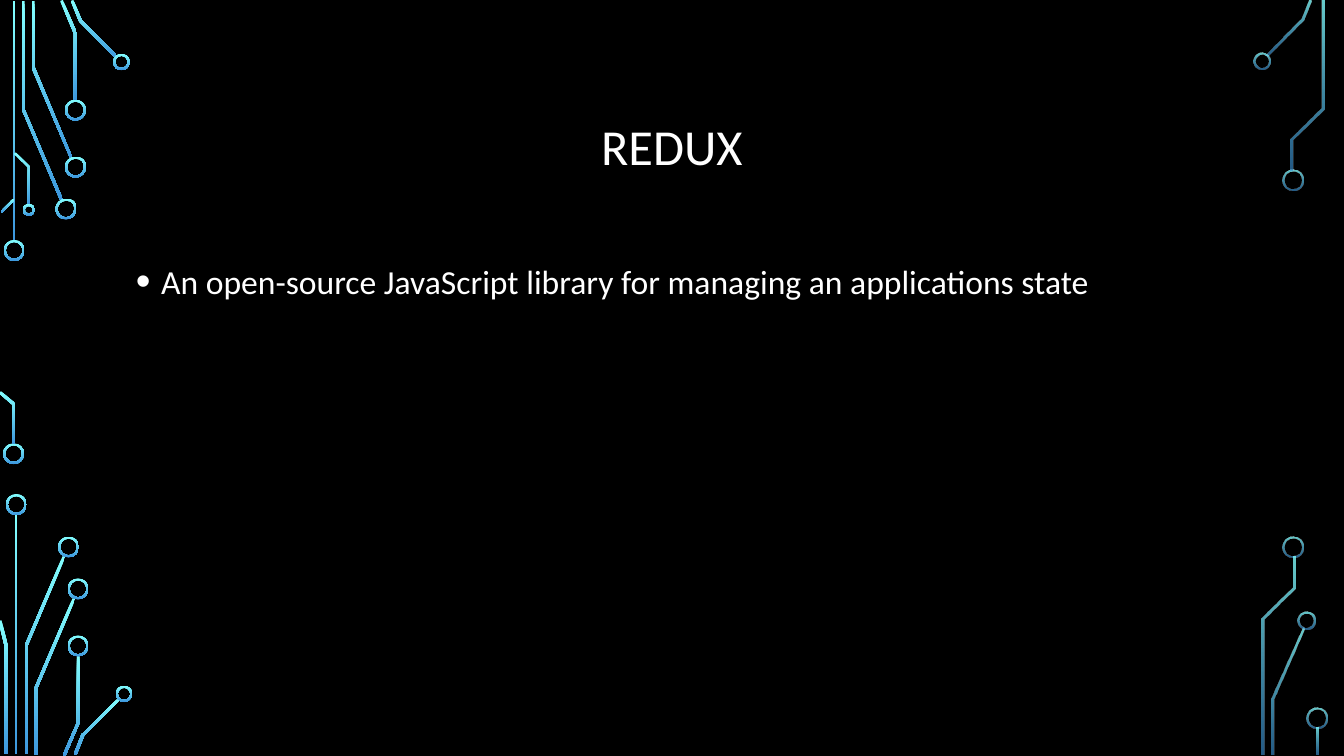
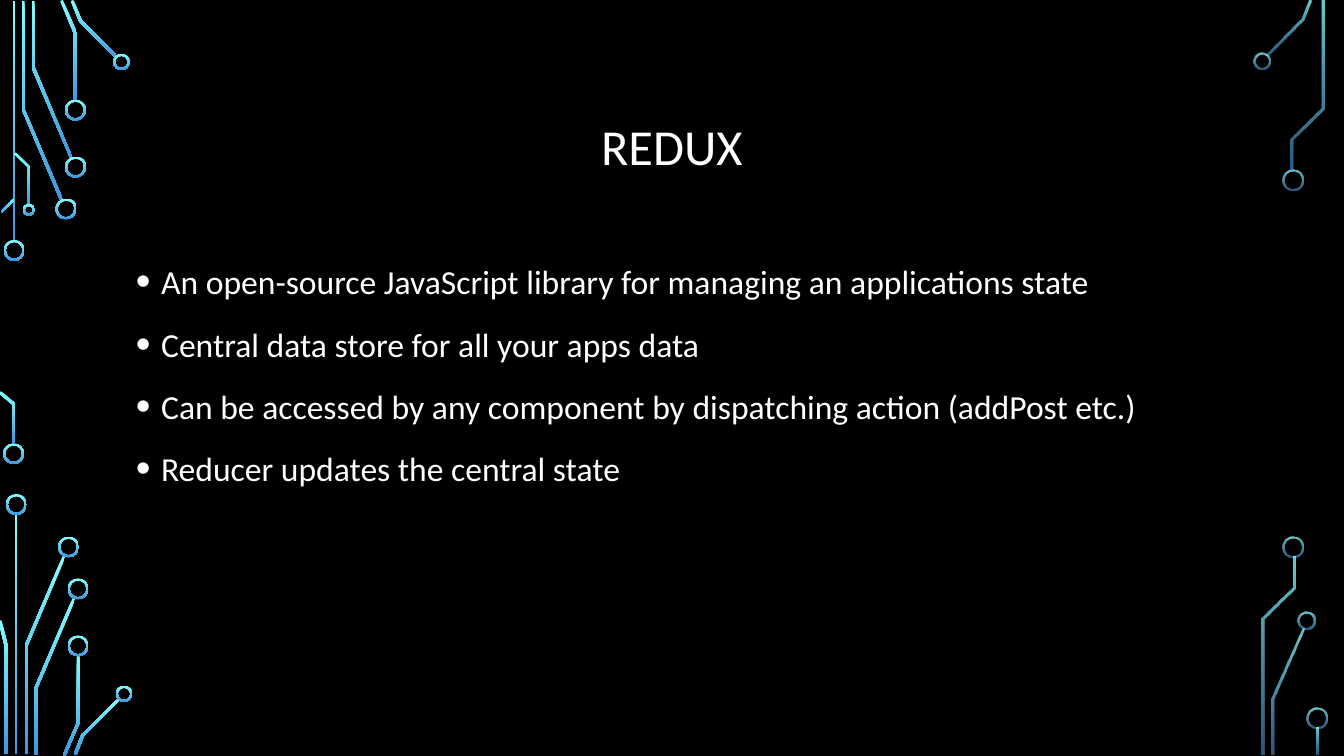
Before and after one commit to arronHealy/Professional_Practice_In_IT_Project, a slide deck: slide 12 of Project Presentation.pptx (slide 8 before the commit). Drawn at 1344x756 pixels with LibreOffice and Linux fonts; fonts in the diff are those of the drawing; background and template pictures are left out. Boxes give left, top, right and bottom in pixels: in the first picture for what was removed or moved away, otherwise in the second. Text is boxed around its words. In the diff, an @@ line names an element or a change of style, - is before the commit and + after.

Commit message:
Presentation slides updated

```diff
--- a/Project Presentation.pptx
+++ b/Project Presentation.pptx
@@ text at box(161, 333, 1135, 487): paragraphs added @@
+• Central data store for all your apps data
+• Can be accessed by any component by dispatching action (addPost etc.)
+• Reducer updates the central state
```
Also in this commit, not shown: 2 other slides changed, 4 slides added.
